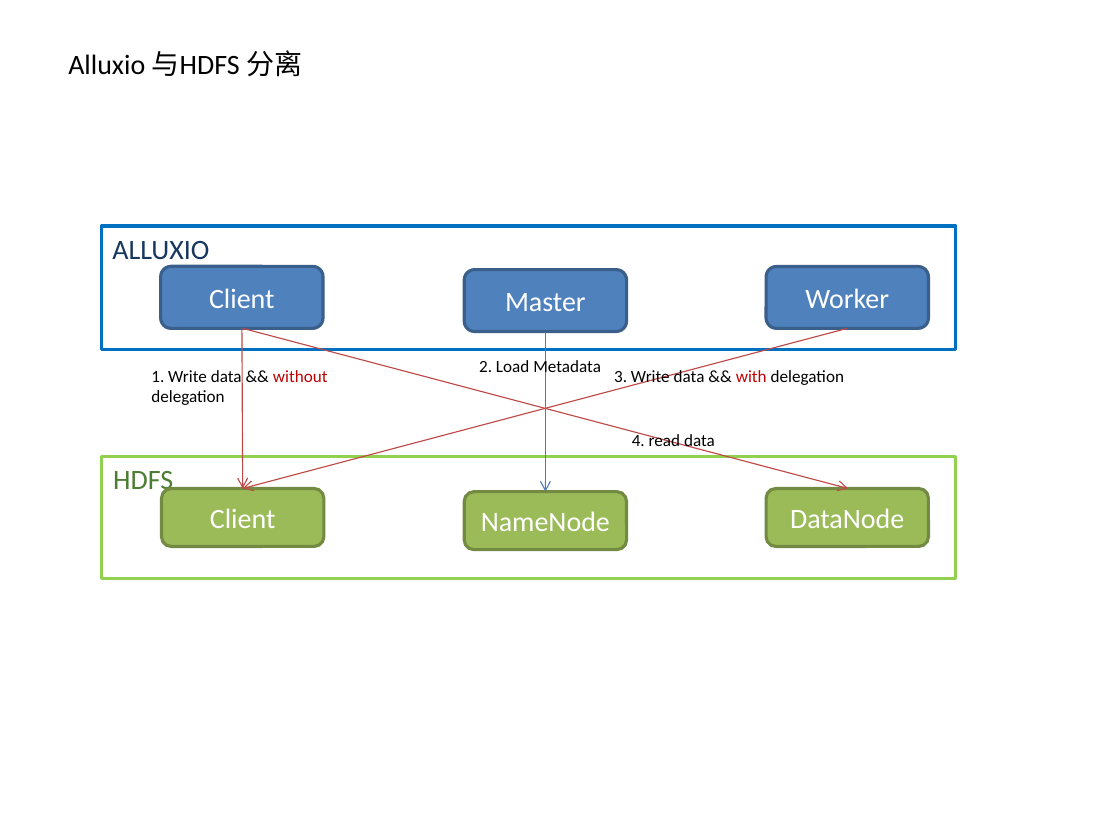
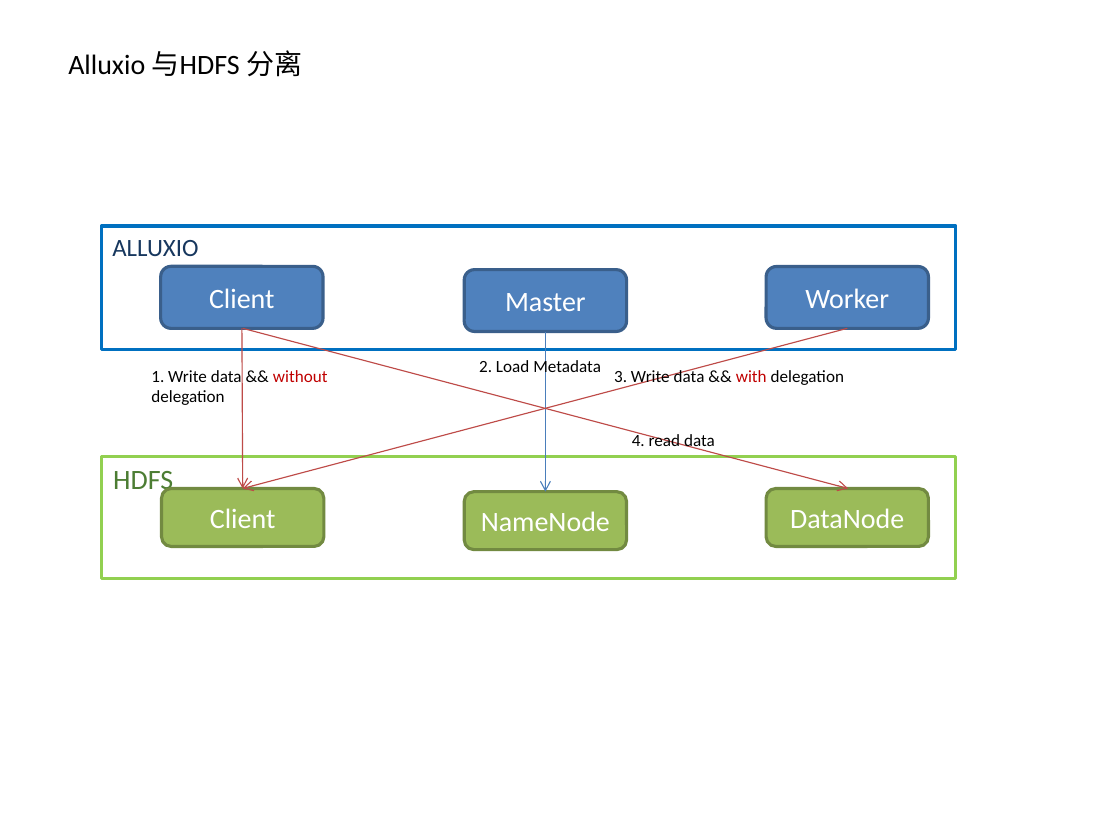
Before and after one commit to Jason0812/doc, a slide deck: slide 4 of alluxio/ArC.pptx. Drawn at 1120x840 pixels with LibreOffice and Linux fonts; fonts in the diff are those of the drawing. Boxes give left, top, right and bottom in pixels: in the first picture for what was removed or moved away, otherwise in the second. Text is boxed around its words. In the diff, an @@ line names an element or a change of style, - is before the commit and + after.

```diff
--- a/alluxio/ArC.pptx
+++ b/alluxio/ArC.pptx
@@ text "ALLUXIO" at bbox=[112, 240, 198, 256]: size 18 to 16 pt @@
```
Also in this commit, not shown: 1 other slide changed, 6 other files.
